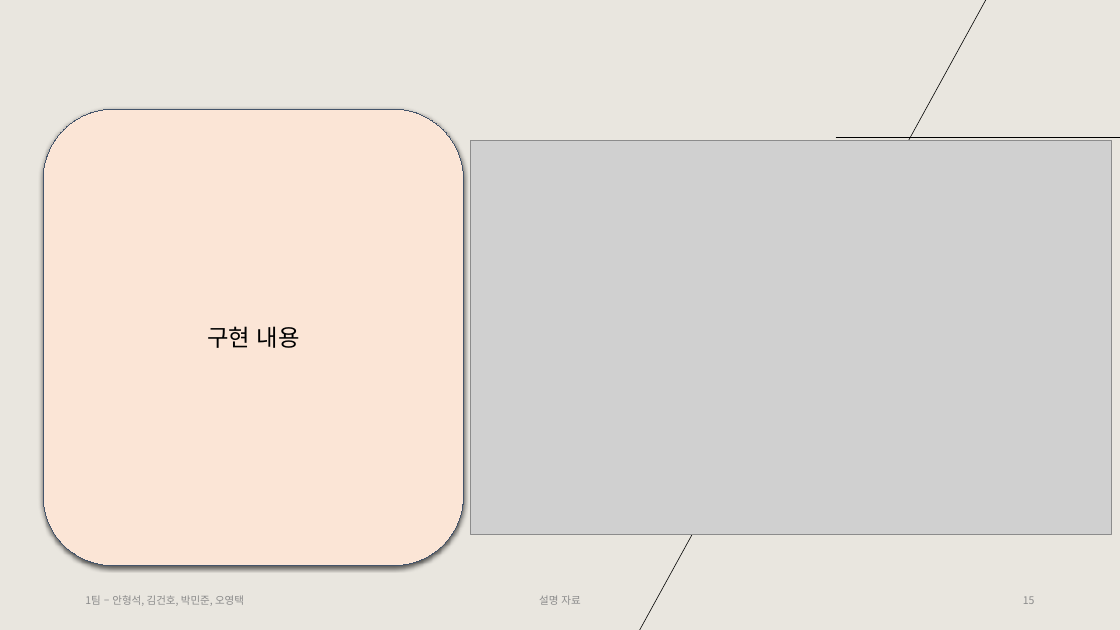
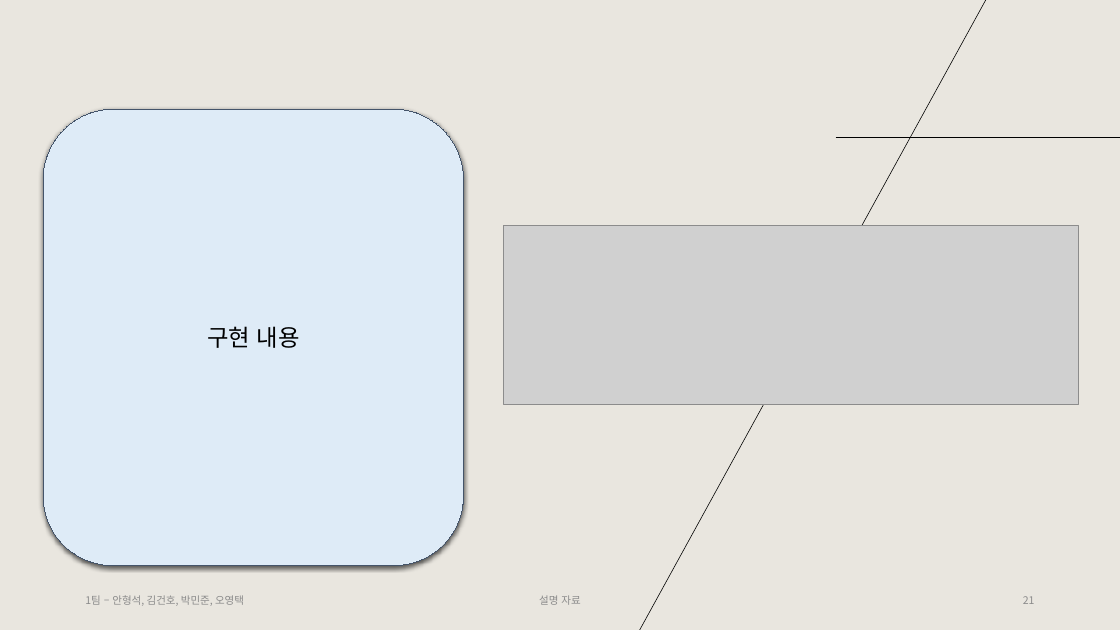
Before and after one commit to Tentailsahri/DT_FINAL_Project, a slide deck: slide 21 of 문서/시나리오에 따른 공정 시뮬레이션 발표 - 김건호.pptx (slide 15 before the commit). Drawn at 1120x630 pixels with LibreOffice and Linux fonts; fonts in the diff are those of the drawing; grey boxes stand for pictures. Boxes give left, top, right and bottom in pixels: in the first picture for what was removed or moved away, otherwise in the second. Text is boxed around its words. In the diff, an @@ line names an element or a change of style, - is before the commit and + after.

```diff
--- a/문서/시나리오에 따른 공정 시뮬레이션 발표 - 김건호.pptx
+++ b/문서/시나리오에 따른 공정 시뮬레이션 발표 - 김건호.pptx
@@ rounded rectangle "구현 내용" at (x1=43, y1=109, x2=464, y2=566): fill #FBE5D6 to #DEEBF7 @@
@@ picture removed at (x1=471, y1=140, x2=1112, y2=534) @@
@@ picture added at (x1=504, y1=225, x2=1079, y2=405) @@
@@ page number at (x1=1023, y1=596, x2=1035, y2=604): text changed @@
-15
+21
```
Also in this commit, not shown: 5 other slides changed, 5 slides added, 1 other file.
